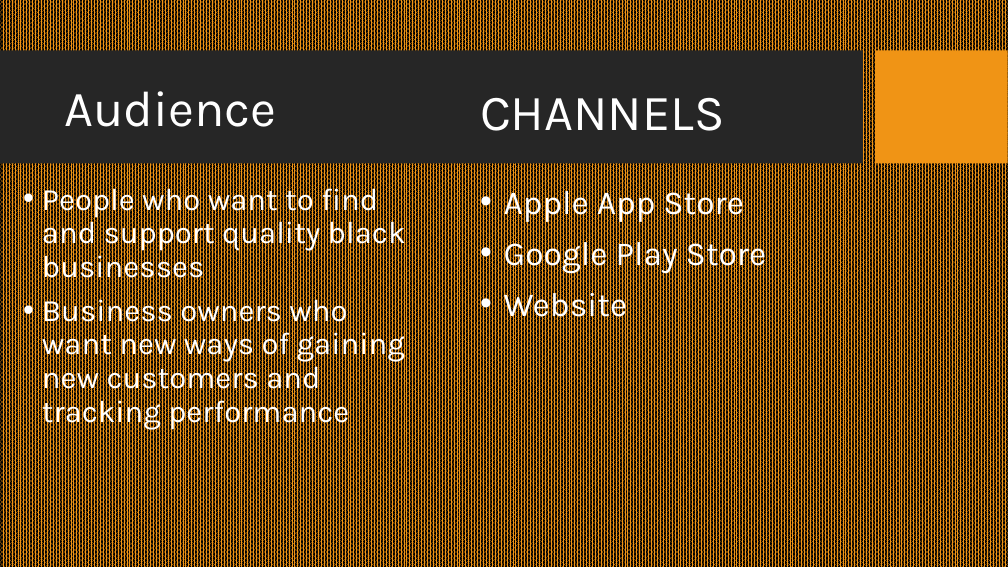
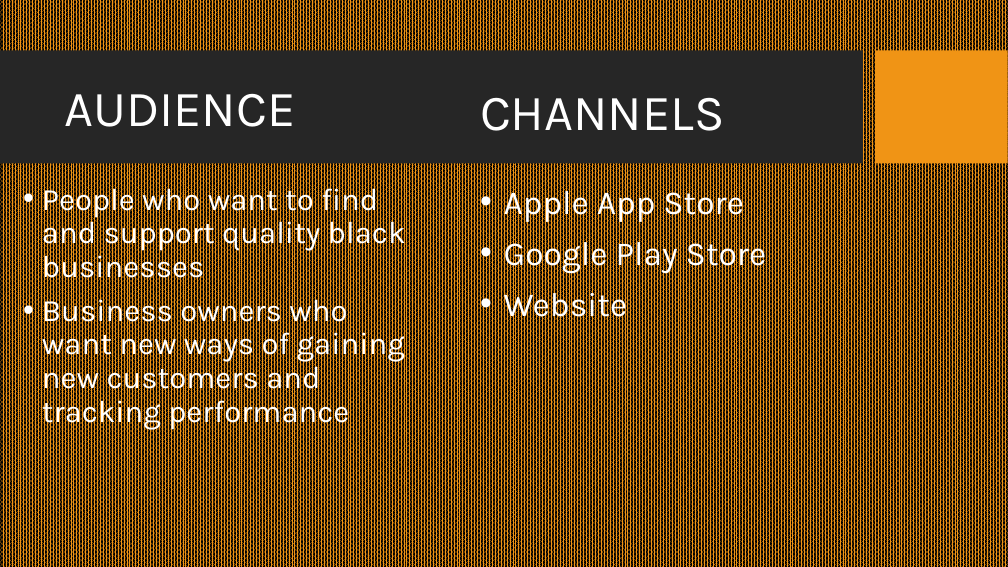
Before and after one commit to JayDougie/project_bb, a slide deck: slide 7 of Presentation.pptx. Drawn at 1008x567 pixels with LibreOffice and Linux fonts; fonts in the diff are those of the drawing; background and template pictures are left out. Boxes give left, top, right and bottom in pixels: in the first picture for what was removed or moved away, otherwise in the second. Text is boxed around its words. In the diff, an @@ line names an element or a change of style, - is before the commit and + after.

```diff
--- a/Presentation.pptx
+++ b/Presentation.pptx
@@ title at (64, 94, 295, 127): text changed @@
-Audience
+AUDIENCE
```
Also in this commit, not shown: 6 other slides changed, 1 other file.
